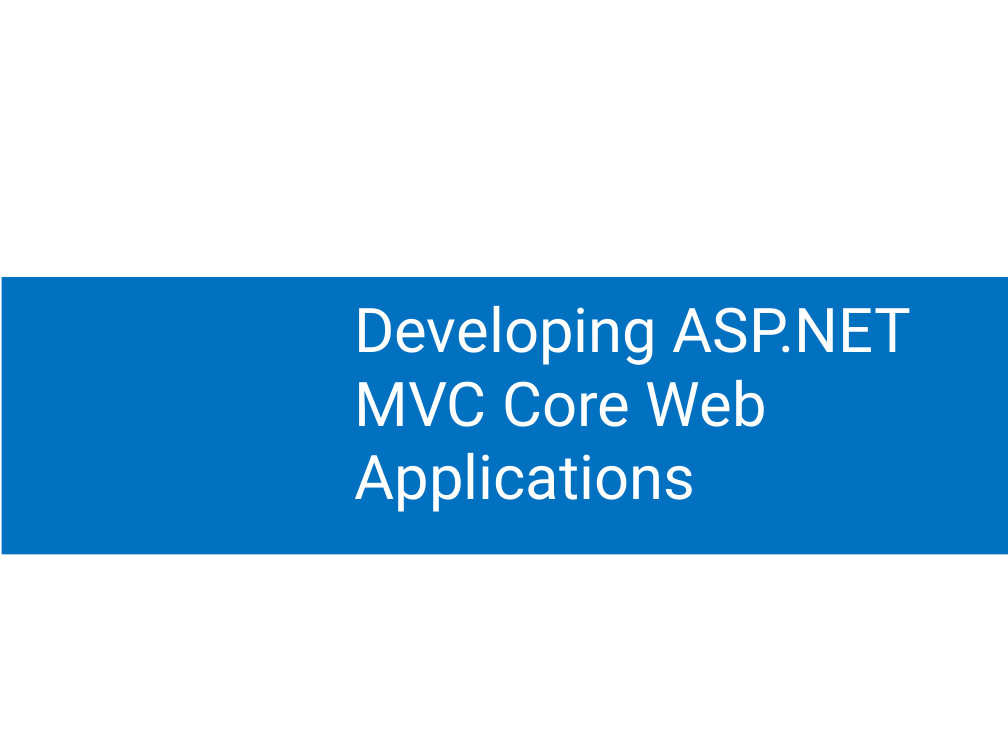
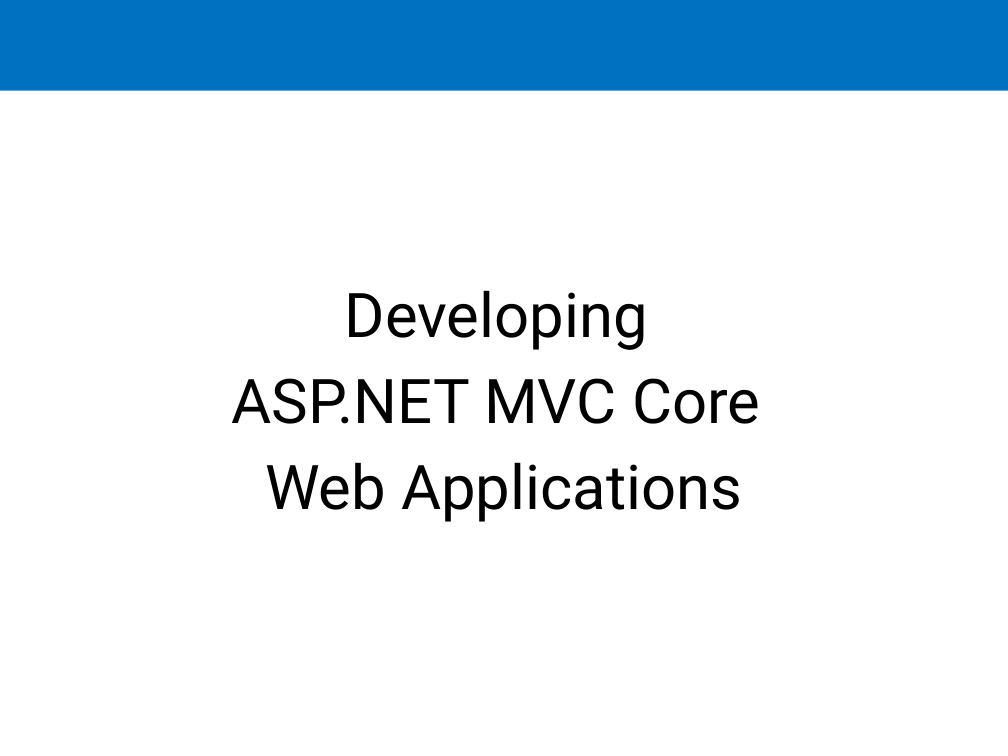
Before and after one commit to scolapicchioni/aspnetcore, a slide deck: slide 1 of Slides/20486Core_00.pptx. Drawn at 1008x756 pixels with LibreOffice and Linux fonts; fonts in the diff are those of the drawing; background and template pictures are left out. Boxes give left, top, right and bottom in pixels: in the first picture for what was removed or moved away, otherwise in the second. Text is boxed around its words. In the diff, an @@ line names an element or a change of style, - is before the commit and + after.

Commit message:
Layout Of First Slide Modified

```diff
--- a/Slides/20486Core_00.pptx
+++ b/Slides/20486Core_00.pptx
@@ rectangle: place and size @@
-rectangle at <box>2,277,1008,554</box>
+rectangle at <box>0,0,1008,91</box>
@@ text "Developing" at <box>232,290,760,522</box>: vertical alignment top to middle @@
@@ rectangle removed at <box>25,93,849,261</box> @@
@@ text at <box>232,290,760,522</box>: text changed; text colour #FFFFFF to #000000 @@
-Developing ASP.NET MVC Core Web Applications
+Developing
+ASP.NET MVC Core
+Web Applications
```
Also in this commit, not shown: 16 other files.
